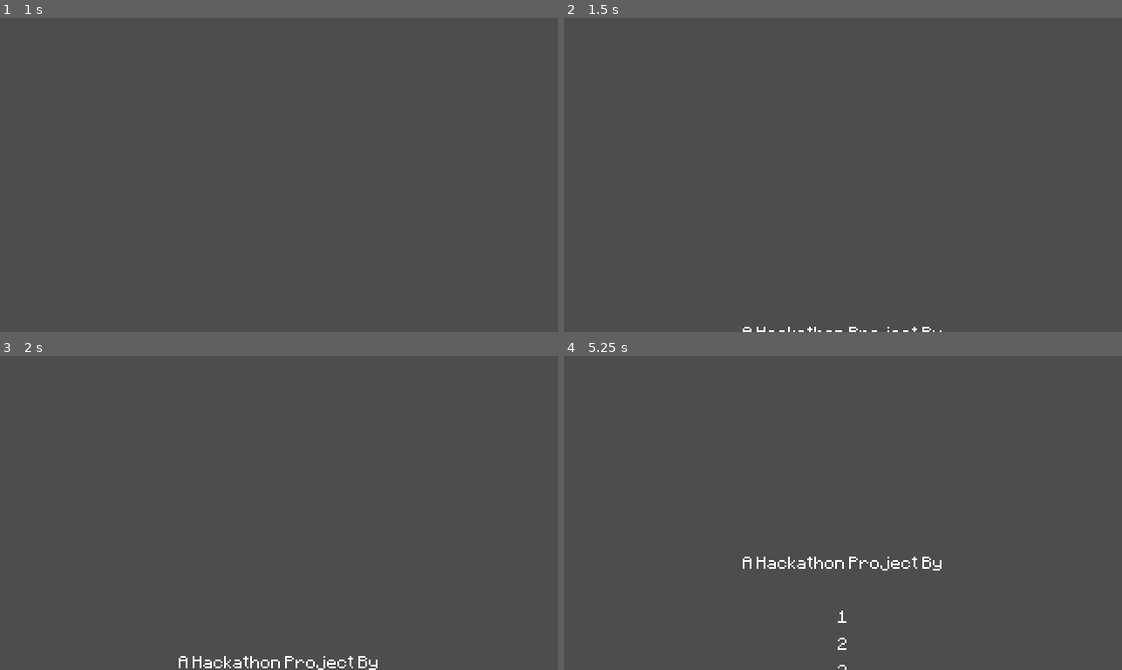
Above: before the commit, frames 1-4 (two rows, left to right).
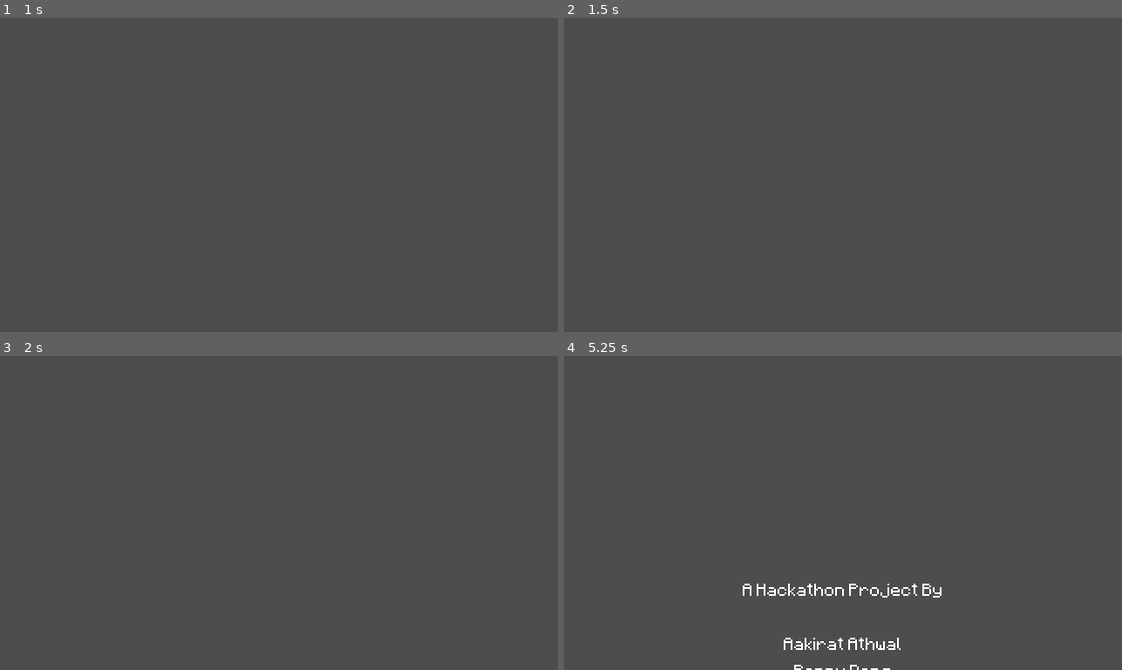
Above: after the commit, the same moments.

Repository: bendy1234/xhacks
Game: Godot game, scene res://scenes/main_menu.tscn
Two runs of this game, one before a commit and one after it. Both use one fixed random seed, a clock stepped at 60 frames per second and the inputs below.
Inputs:
- Up to frame 1 (1 s): click "Credits" at 0.5 s
- Up to frame 2 (1.5 s): tap Enter at 1.25 s; hold D (right) from 1.28 s (still down); hold Up (enter_door) from 1.28 s (still down)
- Up to frame 3 (2 s): keep holding D (right); keep holding Up (enter_door)
- Up to frame 4 (5.25 s): release D (right) at 2.03 s; release Up (enter_door) at 2.03 s; hold S (down) 2.03-2.78 s; tap X (mine) at 2.1 s; hold D (right) 2.78-3.53 s; hold Space (spacebar) 2.78-3.53 s; hold W (up) 3.53-4.28 s; tap Up (enter_door) at 3.6 s; hold X (mine) 4.28-5.03 s; hold A (left) from 4.28 s (still down); tap Space (spacebar) at 5.1 s

Frame 1 is identical in both runs. In frame 2, 0.2% of the frame differs, in the area x 32-68%, y 98-100%; in frame 3, 0.4%; in frame 4, 1.3%, in the area x 32-68%, y 63-100%.

Commit message:
fix credits

Diff:
--- a/project.godot
+++ b/project.godot
@@ -24,6 +24,7 @@
 
 window/size/viewport_width=640
 window/size/viewport_height=360
+window/size/mode=3
 window/stretch/mode="viewport"
 
 [input]
--- a/scenes/credits.tscn
+++ b/scenes/credits.tscn
@@ -24,18 +24,16 @@
 theme_override_fonts/font = ExtResource("1_0bpdh")
 text = "A Hackathon Project By
 
-1
-2
-3
-4
+Aakirat Athwal
+Benny Deng
+Jinxuan Dai
+Tommy Duong
 
 Artwork
-1
+Jinxuan Dai
 
 Programing
-2
-3
-4
-"
+Benny Deng
+Tommy Duong"
 horizontal_alignment = 1
 vertical_alignment = 1
